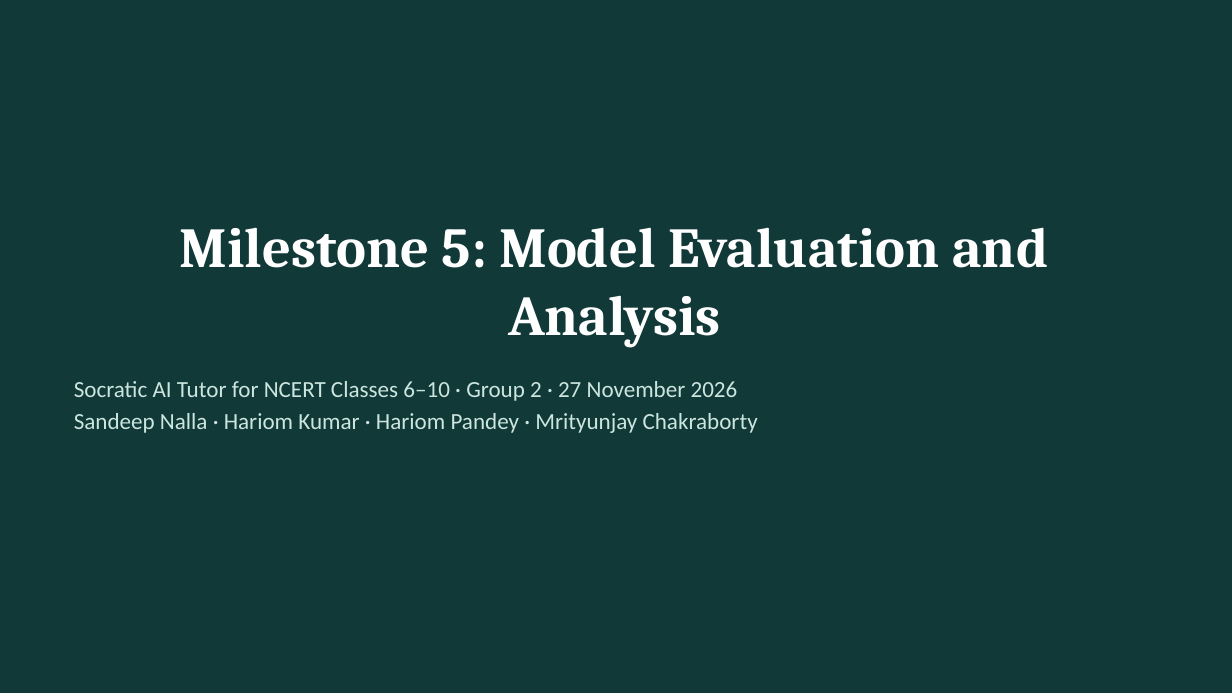
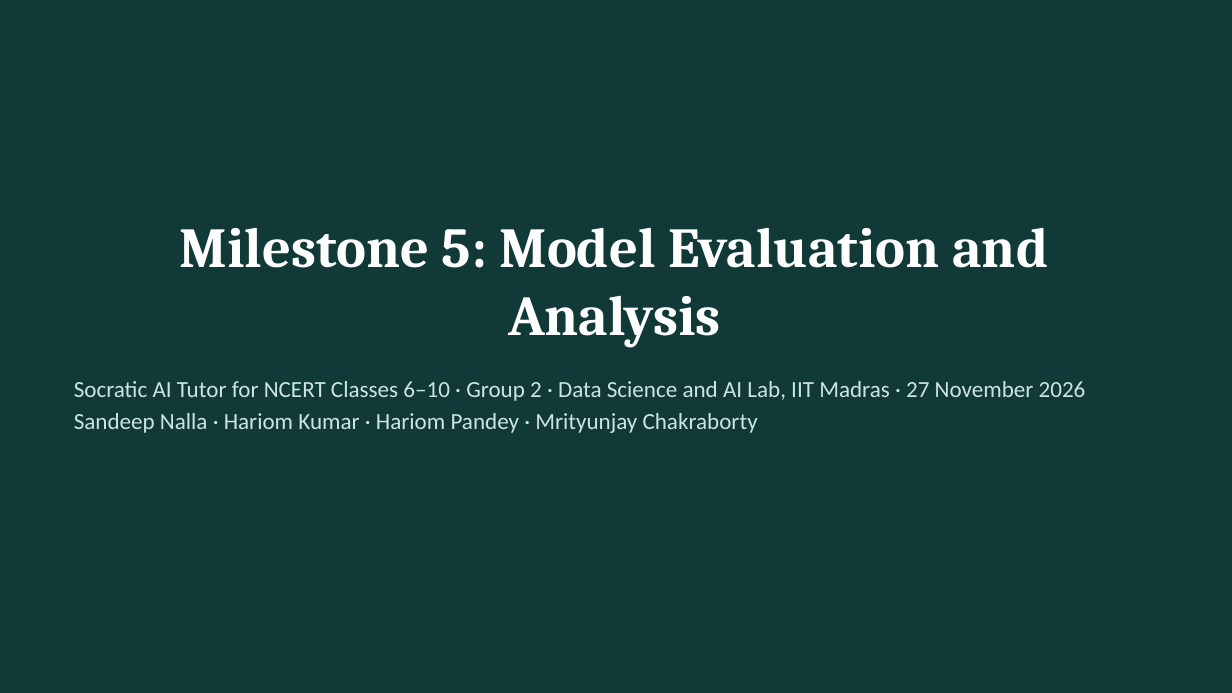
Before and after one commit to Hariomkr147/Group-2-DS-and-AI-Lab-Project, a slide deck: slide 1 of docs/milestone-5/M5_Presentation.pptx. Drawn at 1232x693 pixels with LibreOffice and Linux fonts; fonts in the diff are those of the drawing. Boxes give left, top, right and bottom in pixels: in the first picture for what was removed or moved away, otherwise in the second. Text is boxed around its words. In the diff, an @@ line names an element or a change of style, - is before the commit and + after.

Commit message:
Add Milestone 5 report, presentation, and AI session log

```diff
--- a/docs/milestone-5/M5_Presentation.pptx
+++ b/docs/milestone-5/M5_Presentation.pptx
@@ text at bbox=[74, 381, 1086, 401]: text changed @@
-Socratic AI Tutor for NCERT Classes 6–10 · Group 2 · 27 November 2026
+Socratic AI Tutor for NCERT Classes 6–10 · Group 2 · Data Science and AI Lab, IIT Madras · 27 November 2026
```
Also in this commit, not shown: 7 other slides changed, 5 slides added, 2 slides removed, 1 other file.
